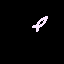
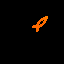
Before/after of a 64×64 layered artwork. What changed in the layer stack:
painted on "Calque #2" over [left=32, top=16, right=48, bottom=32]
showed group "Groupe de calques #1" (5 layers), opacity 92% → 16% over [left=32, top=16, right=48, bottom=32]
painted on "Calque #1" over [left=32, top=16, right=48, bottom=32]
